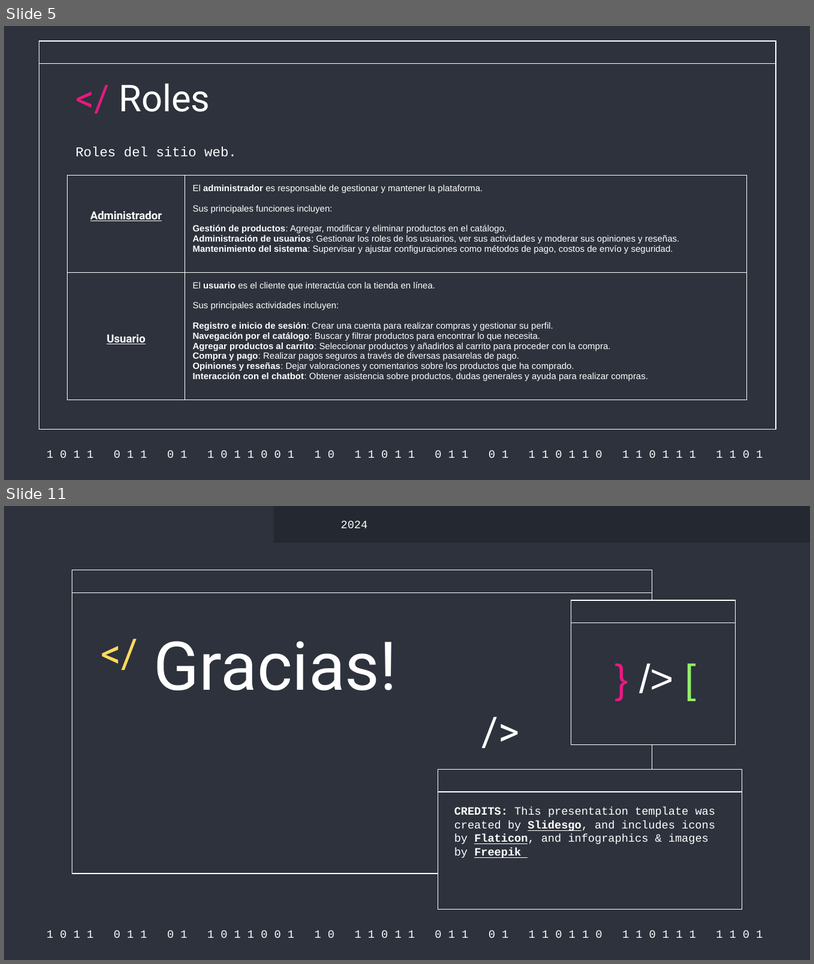
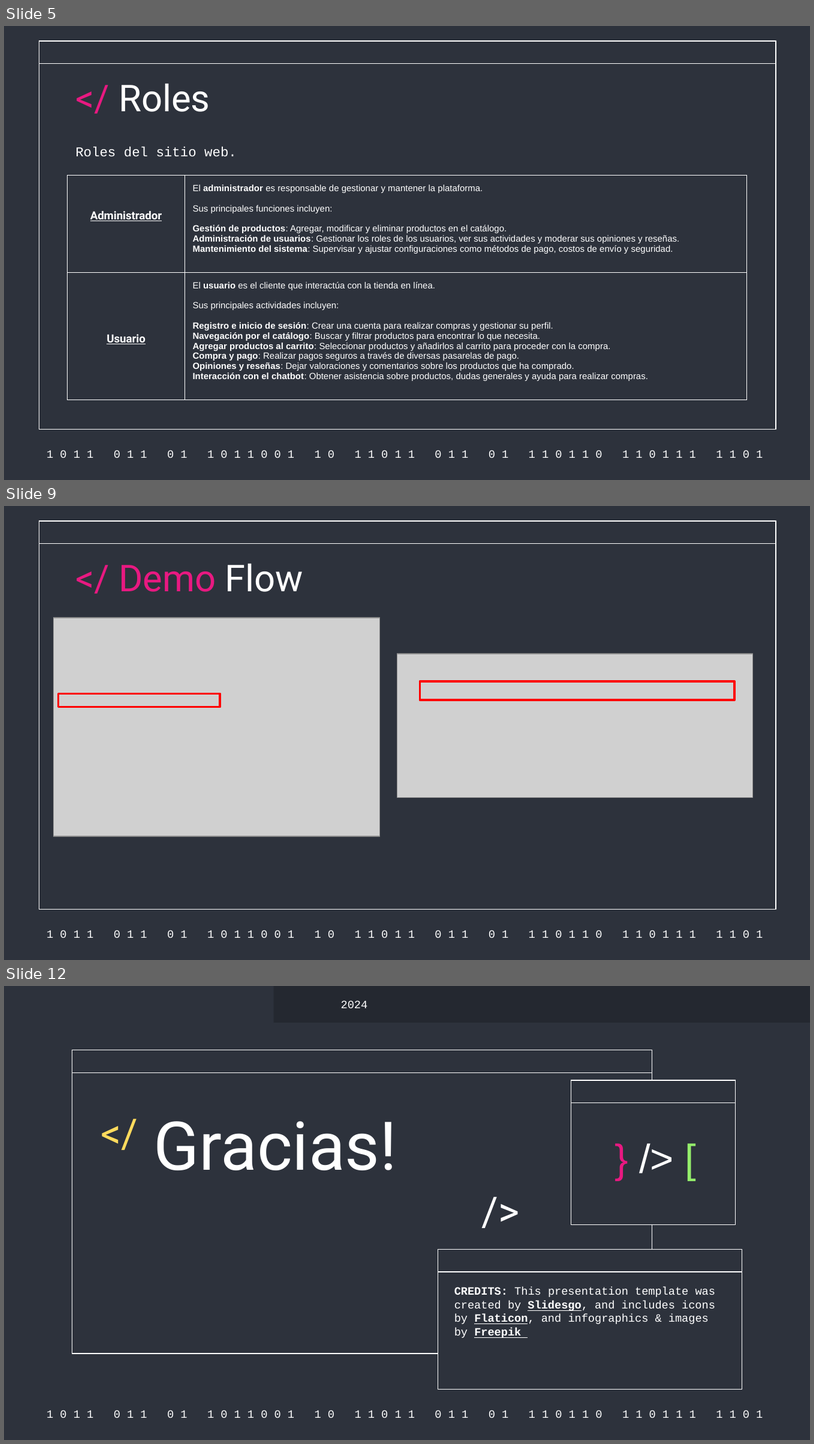
Before and after one commit to juancasthgo/Capstone-MusicPro, a slide deck: Fase 2/Evidencias Proyecto/Presentacion Proyecto/Presentacion Sistema.pptx. Shown one above the other, each under a label of ours: slides 5 and 11 before the commit, slides 5, 9 and 12 after it; the slides between them are not shown. The pictures are 814x964 and 814x1444 pixels, drawn with LibreOffice and Linux fonts; fonts in the diff are those of the drawing; grey boxes stand for pictures. Boxes give left, top, right and bottom in pixels: in the first picture for what was removed or moved away, otherwise in the second. Text is boxed around its words. In the diff, an @@ line names an element or a change of style, - is before the commit and + after.

```diff
--- a/Fase 2/Evidencias Proyecto/Presentacion Proyecto/Presentacion Sistema.pptx
+++ b/Fase 2/Evidencias Proyecto/Presentacion Proyecto/Presentacion Sistema.pptx
@@ slide 9 added at [4, 506, 810, 960], background #2D323C; not listed: 3 template elements that a slide beside it also shows @@
@@ title added at [119, 564, 303, 592], 33 pt, text #E81981 @@
+</ Demo Flow
@@ picture added at [53, 617, 380, 836] @@
@@ picture added at [398, 654, 753, 797] @@
@@ rectangle added at [420, 681, 735, 700], outline #FF0000 2 pt @@
@@ rectangle added at [58, 694, 220, 707], outline #FF0000 2 pt @@
@@ what was slide 11 is now slide 12 @@
```
Also in this commit, not shown: 5 slides changed.
